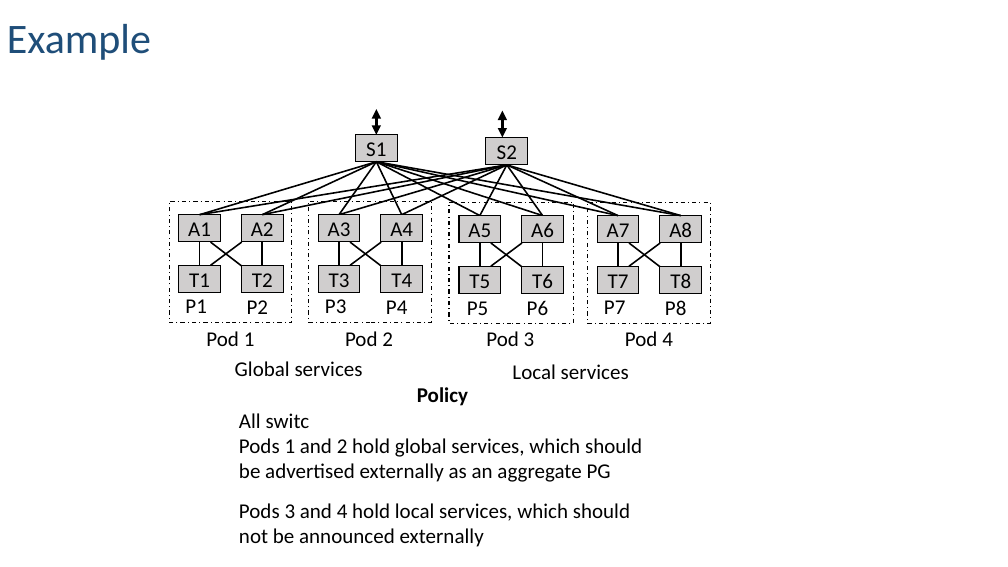
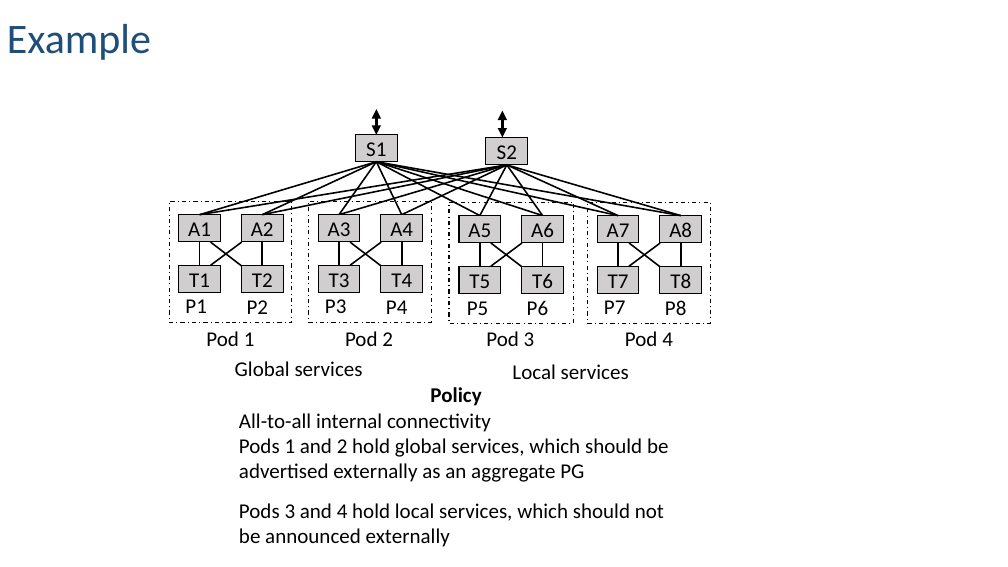
Before and after one commit to rabeckett/propane, a slide deck: slide 1 of paper/abstraction/figures/examples.pptx. Drawn at 1008x567 pixels with LibreOffice and Linux fonts; fonts in the diff are those of the drawing. Boxes give left, top, right and bottom in pixels: in the first picture for what was removed or moved away, otherwise in the second. Text is boxed around its words. In the diff, an @@ line names an element or a change of style, - is before the commit and + after.

Commit message:
edits to section 2

```diff
--- a/paper/abstraction/figures/examples.pptx
+++ b/paper/abstraction/figures/examples.pptx
@@ text at [239,413,491,432]: text changed @@
-All switc
+All-to-all internal connectivity
```
